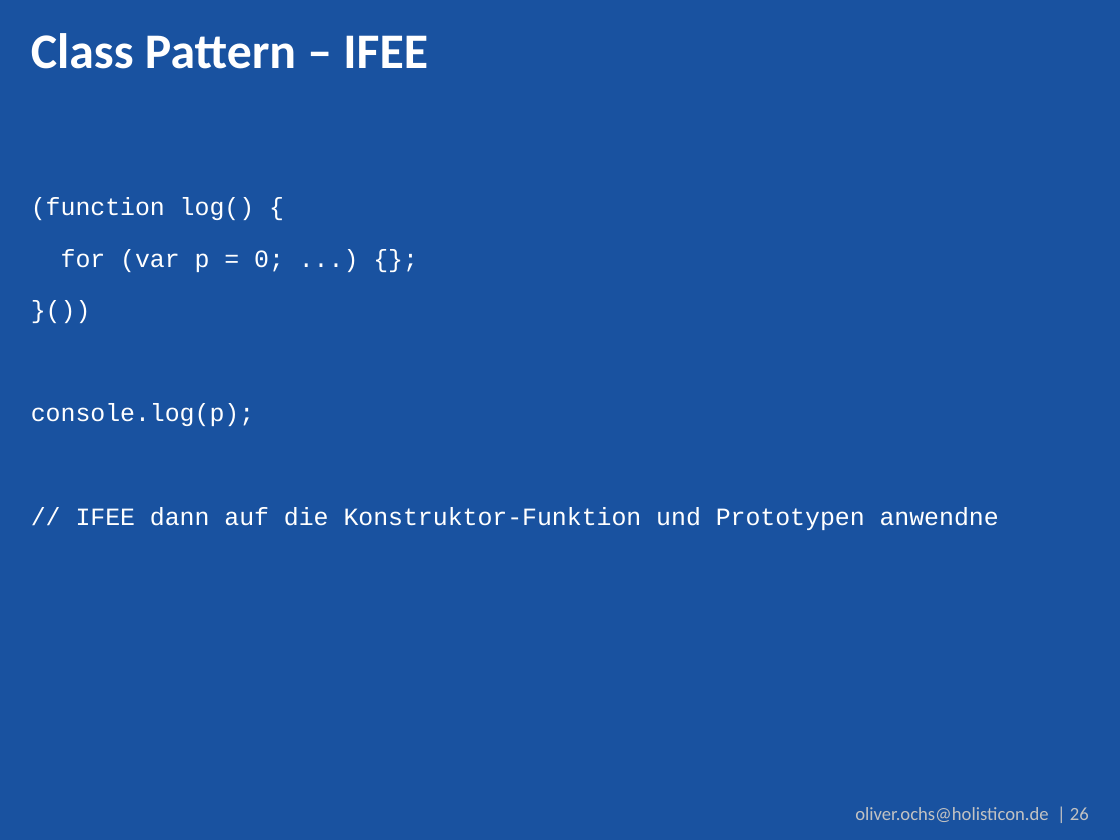
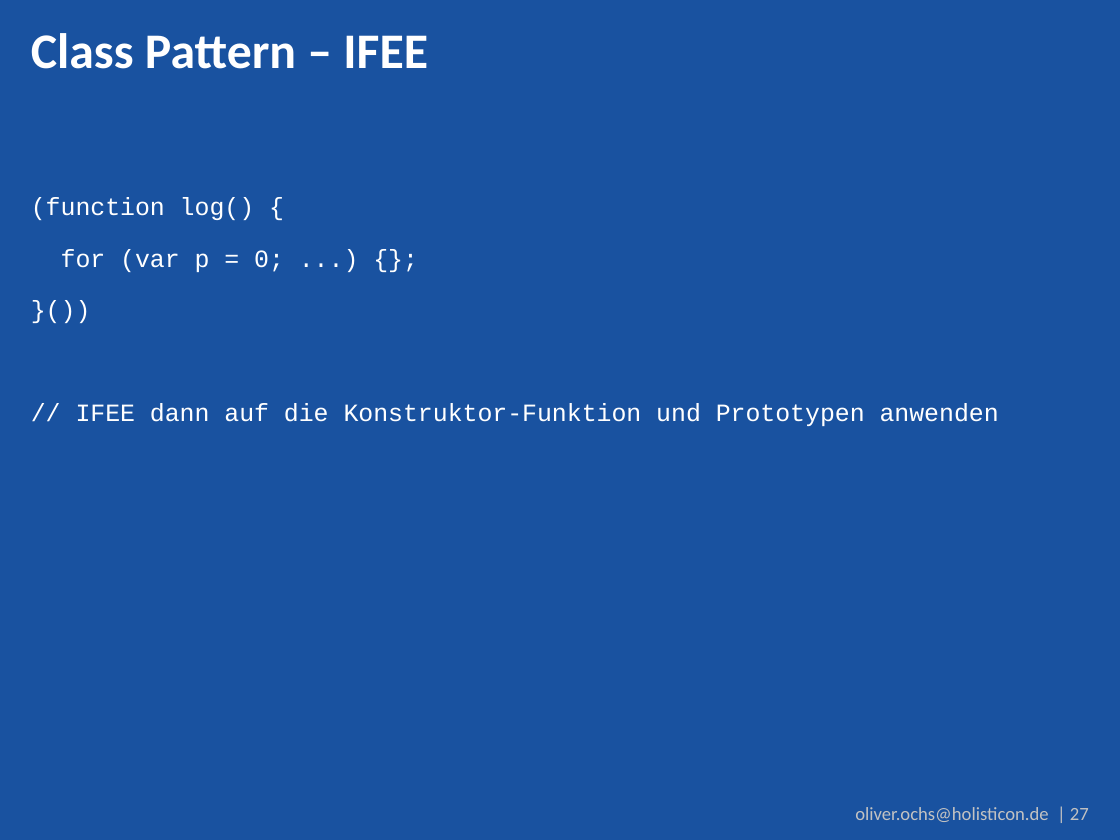
Before and after one commit to DJCordhose/serious-javascript, a slide deck: slide 27 of coding-sessions/code_talks.pptx (slide 26 before the commit). Drawn at 1120x840 pixels with LibreOffice and Linux fonts; fonts in the diff are those of the drawing; background and template pictures are left out. Boxes give left, top, right and bottom in pixels: in the first picture for what was removed or moved away, otherwise in the second. Text is boxed around its words. In the diff, an @@ line names an element or a change of style, - is before the commit and + after.

Commit message:
added some stuff

```diff
--- a/coding-sessions/code_talks.pptx
+++ b/coding-sessions/code_talks.pptx
@@ text at box(76, 403, 999, 426): text changed @@
-console.log(p);
-// IFEE dann auf die Konstruktor-Funktion und Prototypen anwendne
+// IFEE dann auf die Konstruktor-Funktion und Prototypen anwenden
@@ text at box(855, 807, 1089, 822): text changed @@
-oliver.ochs@holisticon.de | 26
+oliver.ochs@holisticon.de | 27
```
Also in this commit, not shown: 2 other slides changed, 2 slides added.
